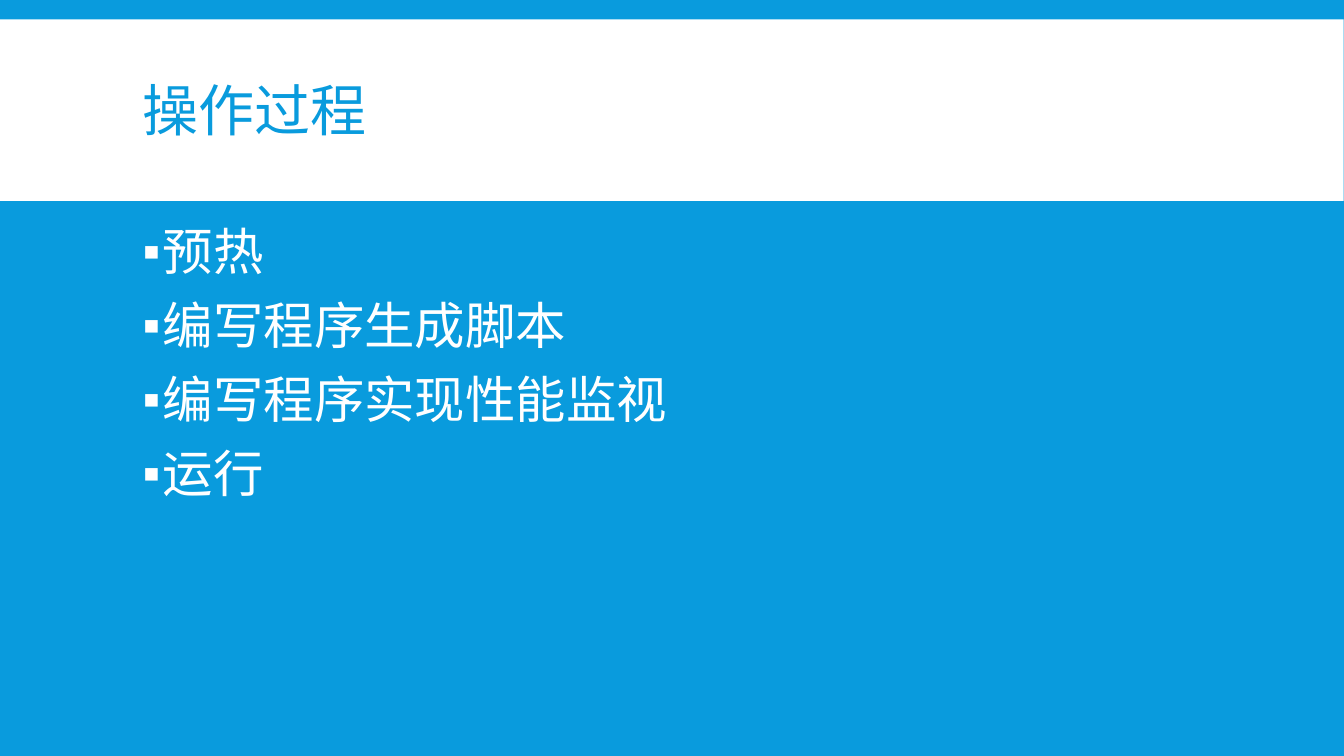
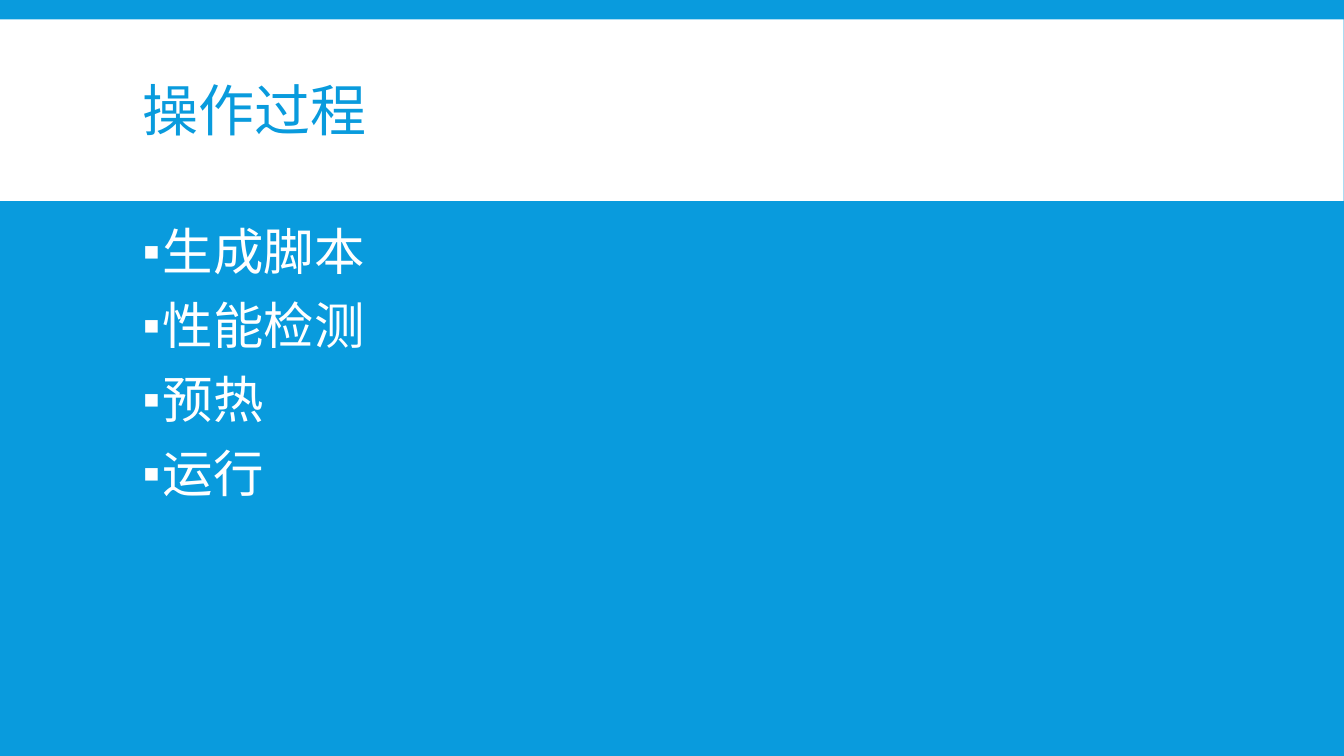
Before and after one commit to b4ubles/PCBNS, a slide deck: slide 12 of doc/NoSQL vs SQL.pptx. Drawn at 1344x756 pixels with LibreOffice and Linux fonts; fonts in the diff are those of the drawing. Boxes give left, top, right and bottom in pixels: in the first picture for what was removed or moved away, otherwise in the second. Text is boxed around its words. In the diff, an @@ line names an element or a change of style, - is before the commit and + after.

```diff
--- a/doc/NoSQL vs SQL.pptx
+++ b/doc/NoSQL vs SQL.pptx
@@ text at (163, 227, 365, 348): paragraphs added @@
+▪ 生成脚本
+▪ 性能检测
@@ text at (163, 301, 667, 422): paragraphs removed @@
-▪ 编写程序生成脚本
-▪ 编写程序实现性能监视
```
Also in this commit, not shown: 7 other slides changed, 1 slide added.
